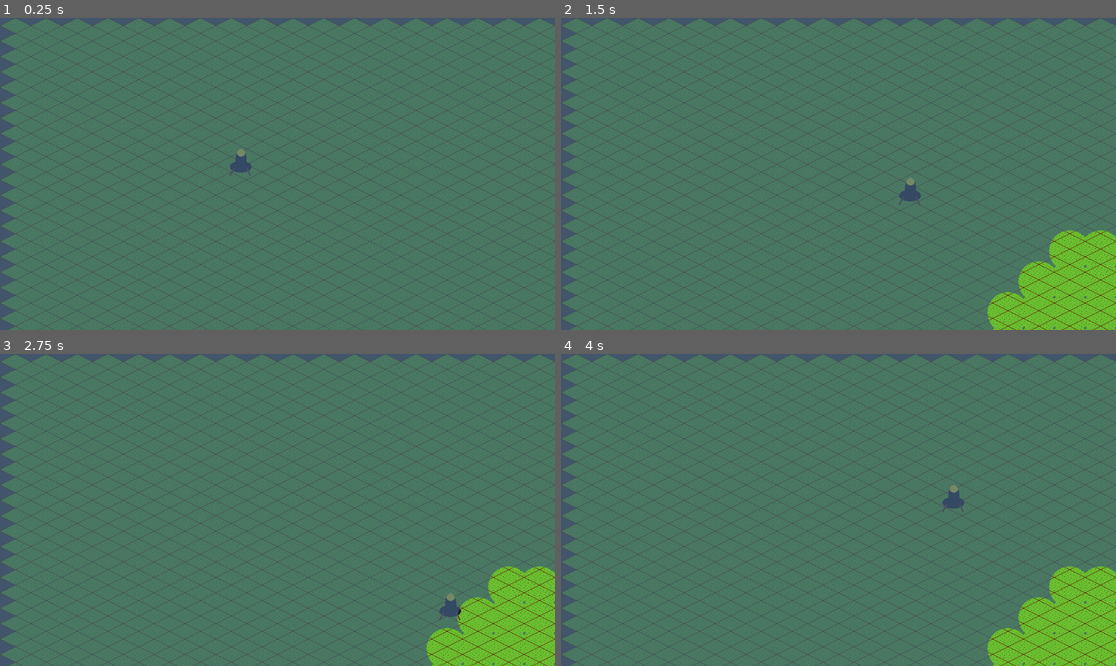
Above: before the commit, frames 1-4 (two rows, left to right).
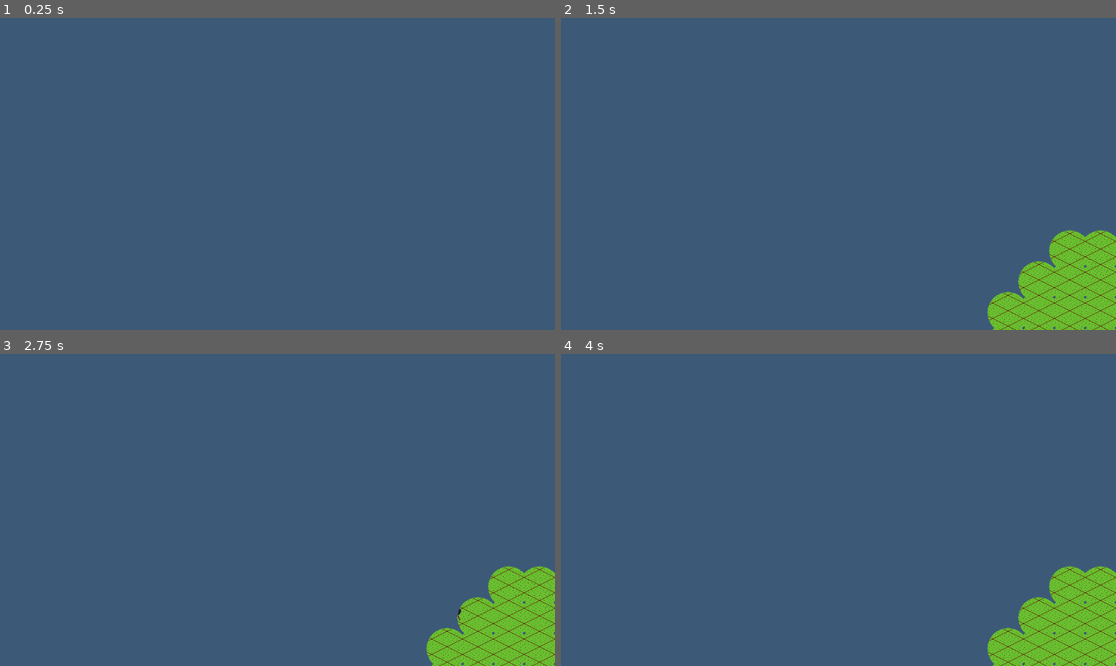
Above: after the commit, the same moments.

Repository: emersonh16/drifterz
Game: Godot game, scene res://src/world.tscn
Same seed, same stepped clock (60 frames per second), same inputs: the game is played once before the commit and once after it.
Inputs:
- Up to frame 1 (0.25 s): no input
- Up to frame 2 (1.5 s): tap Enter at 0.5 s; hold Right (ui_right) 0.53-1.28 s; hold Down (ui_down) from 1.28 s (still down)
- Up to frame 3 (2.75 s): release Down (ui_down) at 2.03 s; hold Right (ui_right) from 2.03 s (still down)
- Up to frame 4 (4 s): release Right (ui_right) at 2.78 s; hold W (ui_up) 2.78-3.53 s; hold Left (ui_left) from 3.53 s (still down)

The runs differ from the first frame. In frame 1, 96% of the frame differs, in the area x 0-100%, y 0-100%; in frame 2, 91%; in frame 3, 91%; in frame 4, 91%.
Error after the commit: Invalid access to property or key 'player_exact_position' on a base object of type 'Node (MiasmaManager.gd)'. (res://src/FogPainter.gd:22)

Commit message:
we are fucking up

Diff:
--- a/src/FogPainter.gd
+++ b/src/FogPainter.gd
@@ -1,22 +1,56 @@
 extends Node2D
 
+@onready var mask_camera: Camera2D = get_parent().get_node("MaskCamera")
+
+# Optimization: Store tile size as float once to avoid casting every frame
+@onready var tile_size_f: float = float(MiasmaManager.TILE_SIZE)
+@onready var half_tile: Vector2 = Vector2(tile_size_f / 2.0, tile_size_f / 2.0)
+
 func _process(_delta: float) -> void:
-	# We redraw every frame to ensure smooth movement/updates
-	# (We will optimize this later if the dictionary gets huge)
+	if not mask_camera:
+		return
+
+	# FIX 1: Sync Position in _process, NOT _draw.
+	# This ensures the transform is set before the rendering server asks "where are you?"
+	# using get_screen_center_position() is safer for Drag Center cameras than global_position.
+	global_position = mask_camera.get_screen_center_position()
+
 	queue_redraw()
 
 func _draw() -> void:
-	# 1. Set the "Hole" color to White
+	# If MiasmaManager isn't ready, abort
+	if MiasmaManager.cleared_tiles.is_empty() and MiasmaManager.player_exact_position == Vector2.ZERO:
+		return
+
 	var hole_color = Color.WHITE
-	var tile_size = MiasmaManager.TILE_SIZE
 
-	# 2. Loop through every cleared tile in the Manager
+	# Since we synced global_position to the Camera Center in _process,
+	# Local (0,0) is now the CENTER of the screen.
+
+	# We need the camera's world position for the math below.
+	# Since global_position == cam_center, we can use our own position.
+	var cam_center_world = global_position
+
+	# --- Draw the "Memory" (The Grid) ---
 	for grid_pos in MiasmaManager.cleared_tiles:
-		# 3. Convert Grid Coordinate -> World Position
-		# (Note: If your game is Isometric, we will adjust this math shortly)
-		var draw_pos = Vector2(grid_pos.x * tile_size, grid_pos.y * tile_size)
+		# 1. Calculate Tile Top-Left (World)
+		var tile_top_left = Vector2(grid_pos.x * tile_size_f, grid_pos.y * tile_size_f)
 
-		# 4. Draw a Circle for the hole (Soft and organic)
-		# We add half a tile size to center it
-		var center = draw_pos + Vector2(tile_size / 2.0, tile_size / 2.0)
-		draw_circle(center, tile_size / 1.5, hole_color)
+		# 2. FIX 2: Apply Half-Tile Offset to get Center
+		# The previous "Down/Right" issue suggests we were drawing at Top-Left.
+		# Adding this moves the draw point to the physical center of the grid square.
+		var tile_center_world = tile_top_left + half_tile
+
+		# 3. Convert to Local Space
+		# Formula: Target_World - Origin_World = Local_Offset
+		var center_local = tile_center_world - cam_center_world
+
+		# 4. Draw
+		# We divide by 1.5 to ensure slight overlap/feathering logic is maintained
+		draw_circle(center_local, tile_size_f / 1.5, hole_color)
+
+	# --- Draw the "Live Vision" ---
+	if MiasmaManager.player_exact_position != Vector2.ZERO:
+		var player_local = MiasmaManager.player_exact_position - cam_center_world
+		var player_radius_local = (200.0 / 1.5)
+		draw_circle(player_local, player_radius_local, hole_color)
--- a/src/MaskSync.gd
+++ b/src/MaskSync.gd
@@ -1,11 +1,22 @@
 extends Camera2D
 
+# We need to talk to the viewport container (fogmask) to resize it
+@onready var fog_viewport: SubViewport = get_parent()
+
 func _process(_delta: float) -> void:
-	# 1. Reach out to the main game window (the root viewport)
-	# 2. Find whatever camera is currently active (the Player's camera)
+	# 1. Find the Main Camera used by the player
 	var main_cam = get_tree().root.get_camera_2d()
 
-	# 3. Copy its position and zoom exactly
 	if main_cam:
+		# 2. Match Position and Zoom exactly
 		global_position = main_cam.global_position
 		zoom = main_cam.zoom
+
+		# 3. Match Screen Resolution
+		# If the game window size changes, the mask texture must resize too
+		# otherwise the "holes" will be drawn in the wrong place.
+		var screen_size = get_viewport().get_visible_rect().size
+
+		# Only update if the size actually changed (saves performance)
+		if fog_viewport.size != Vector2i(screen_size):
+			fog_viewport.size = Vector2i(screen_size)
--- a/src/world.tscn
+++ b/src/world.tscn
@@ -49,8 +49,19 @@
 size = Vector2i(1152, 648)
 render_target_update_mode = 4
 
-[node name="MaskCamera" type="Camera2D" parent="fogmask"]
-script = ExtResource("4_t101k")
+[node name="MaskCanvas" type="CanvasLayer" parent="fogmask"]
+layer = -1
+
+[node name="BlackBackground" type="ColorRect" parent="fogmask/MaskCanvas"]
+anchors_preset = 15
+anchor_right = 1.0
+anchor_bottom = 1.0
+grow_horizontal = 2
+grow_vertical = 2
+color = Color(0, 0, 0, 1)
 
 [node name="FogPainter" type="Node2D" parent="fogmask"]
 script = ExtResource("5_36ipd")
+
+[node name="MaskCamera" type="Camera2D" parent="fogmask"]
+script = ExtResource("4_t101k")
